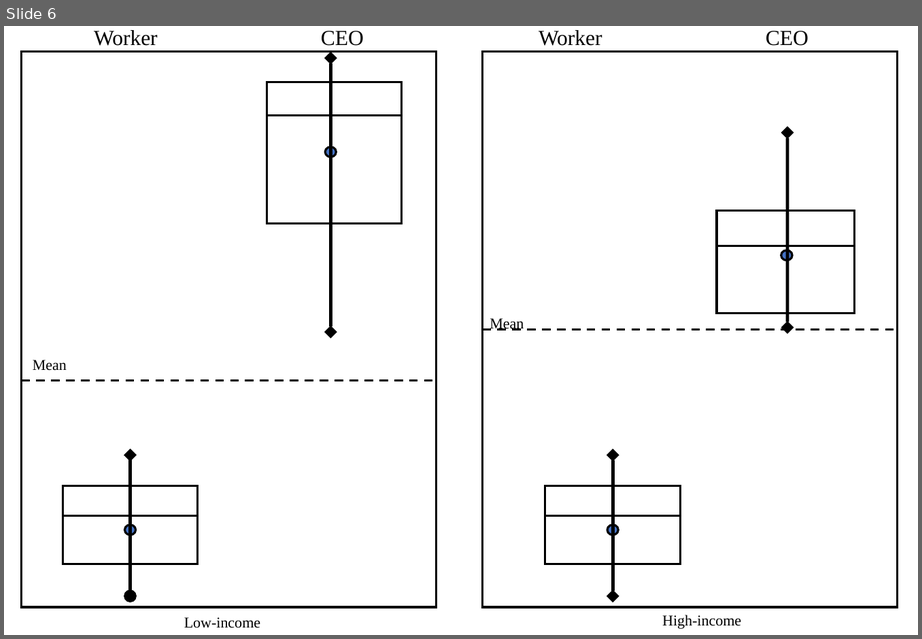
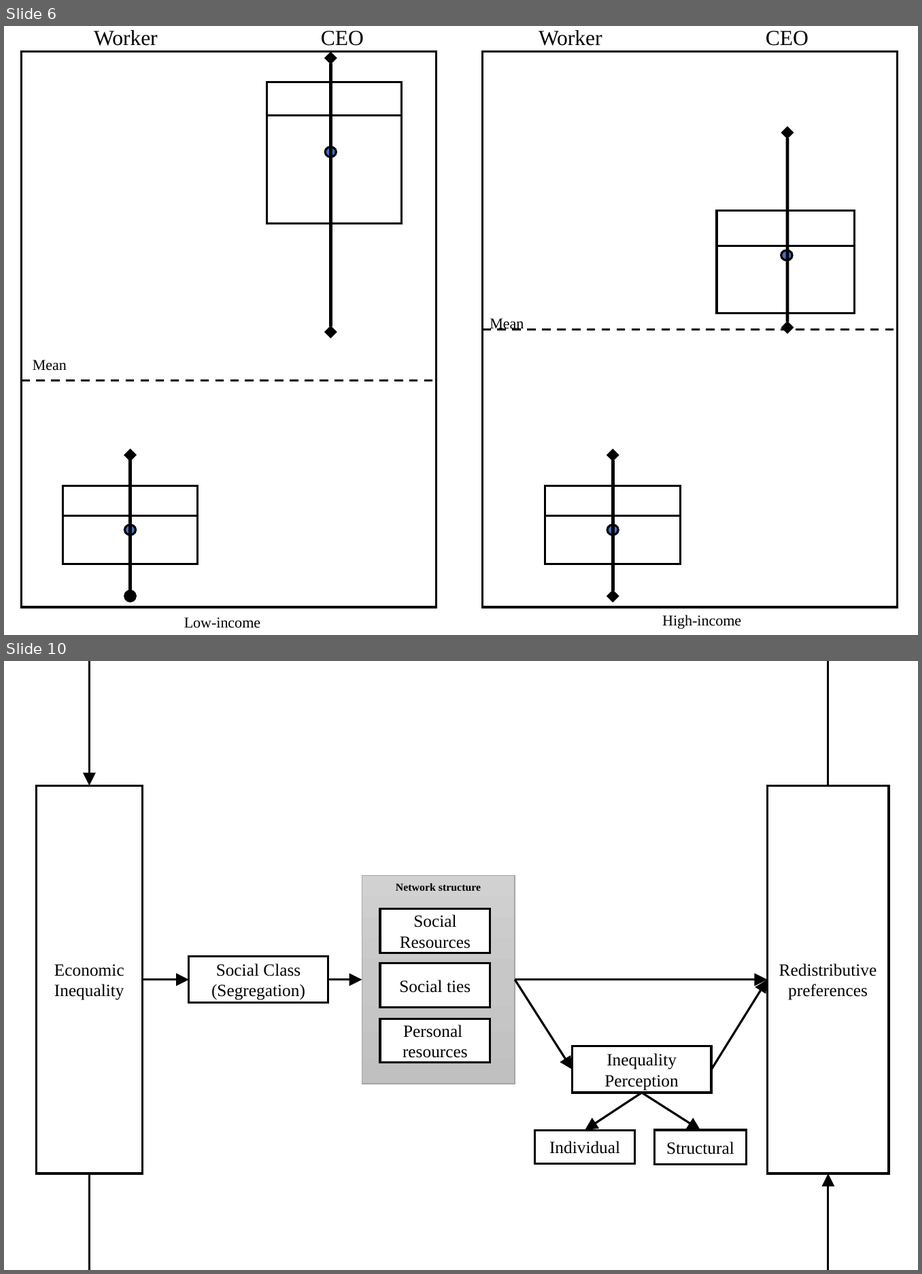
Before and after one commit to phd-bigsss/presentations-phd, a slide deck: proposal-workshop/images/scheme.pptx. Shown one above the other, each under a label of ours: slide 6 before the commit, slides 6 and 10 after it; the slides between them are not shown. The pictures are 922x639 and 922x1274 pixels, drawn with LibreOffice and Linux fonts; fonts in the diff are those of the drawing. Boxes give left, top, right and bottom in pixels: in the first picture for what was removed or moved away, otherwise in the second. Text is boxed around its words. In the diff, an @@ line names an element or a change of style, - is before the commit and + after.

```diff
--- a/proposal-workshop/images/scheme.pptx
+++ b/proposal-workshop/images/scheme.pptx
@@ slide 10 added at (x1=4, y1=661, x2=918, y2=1270), background #FFFFFF @@
@@ elbow arrow added from (828, 786) to (89, 786), #000000 1 pt @@
@@ rectangle added at (x1=37, y1=786, x2=141, y2=1174), fill #FFFFFF, outline #000000 1 pt, 8 pt, text #000000 @@
+Economic Inequality
@@ rectangle added at (x1=766, y1=786, x2=889, y2=1174), fill #FFFFFF, outline #000000 1 pt, 8 pt, text #000000 @@
+Redistributive
+preferences
@@ rectangle added at (x1=361, y1=876, x2=514, y2=1085), fill gradient #D2D2D2 to #C8C8C8 to #C0C0C0, outline #A5A5A5 0.5 pt, 5 pt, text #000000, bold @@
+Network structure
@@ rectangle added at (x1=380, y1=909, x2=490, y2=952), fill #FFFFFF, outline #000000 1 pt, 8 pt, text #000000 @@
+Social Resources
@@ rectangle added at (x1=190, y1=956, x2=329, y2=1003), fill #FFFFFF, outline #000000 1 pt, 8 pt, text #000000 @@
+Social Class
+(Segregation)
@@ rectangle added at (x1=380, y1=962, x2=490, y2=1006), fill #FFFFFF, outline #000000 1 pt, 8 pt, text #000000 @@
+Social ties
@@ arrow added from (141, 979) to (190, 979), #000000 1 pt @@
@@ arrow added from (329, 979) to (361, 979), #000000 1 pt @@
@@ arrow added from (514, 979) to (766, 979), #000000 1 pt @@
@@ arrow added from (514, 979) to (572, 1069), #000000 1 pt @@
@@ arrow added from (711, 1069) to (766, 979), #000000 1 pt @@
@@ rectangle added at (x1=380, y1=1018, x2=490, y2=1062), fill #FFFFFF, outline #000000 1 pt, 8 pt, text #000000 @@
+Personal
+resources
@@ rectangle added at (x1=572, y1=1046, x2=711, y2=1092), fill #FFFFFF, outline #000000 1 pt, 8 pt, text #000000 @@
+Inequality Perception
@@ arrow added from (641, 1092) to (584, 1130), #000000 1 pt @@
@@ arrow added from (641, 1092) to (700, 1130), #000000 1 pt @@
@@ rectangle added at (x1=534, y1=1130, x2=635, y2=1164), fill #FFFFFF, outline #000000 1 pt, 8 pt, text #000000 @@
+Individual
@@ rectangle added at (x1=653, y1=1130, x2=745, y2=1164), fill #FFFFFF, outline #000000 1 pt, 8 pt, text #000000 @@
+Structural
@@ elbow arrow added from (89, 1173) to (828, 1173), #000000 1 pt @@
```
Also in this commit, not shown: 1 slide changed, 2 other slides added, 51 other files.
